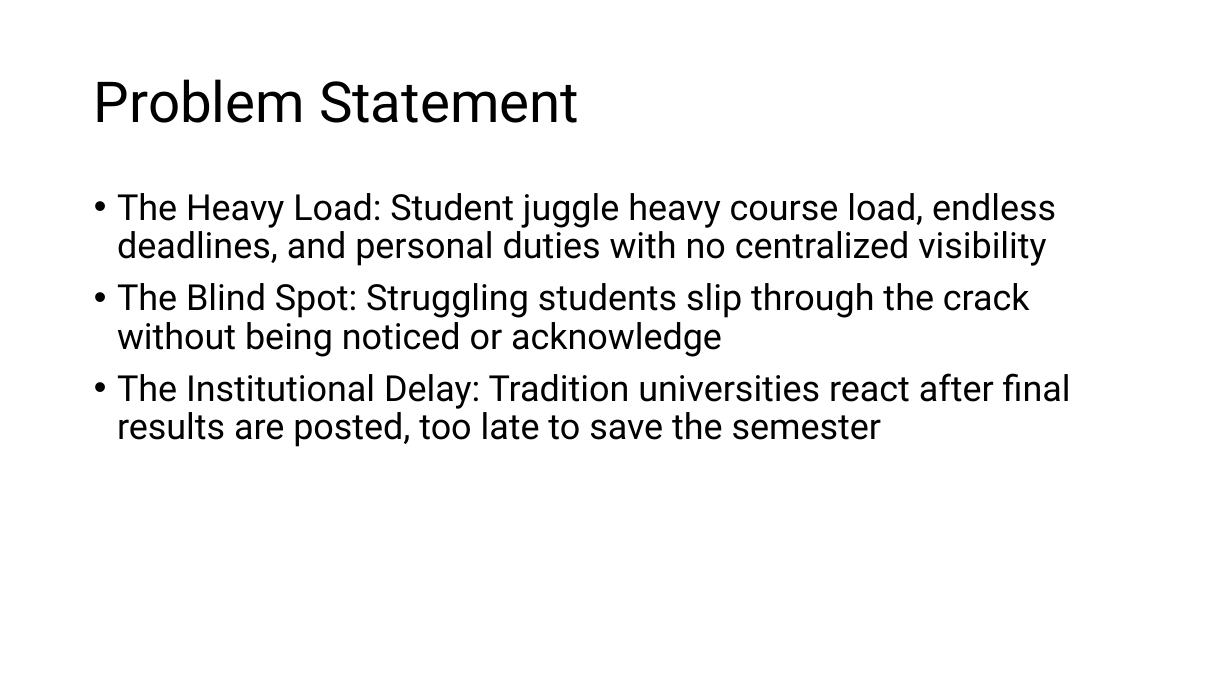
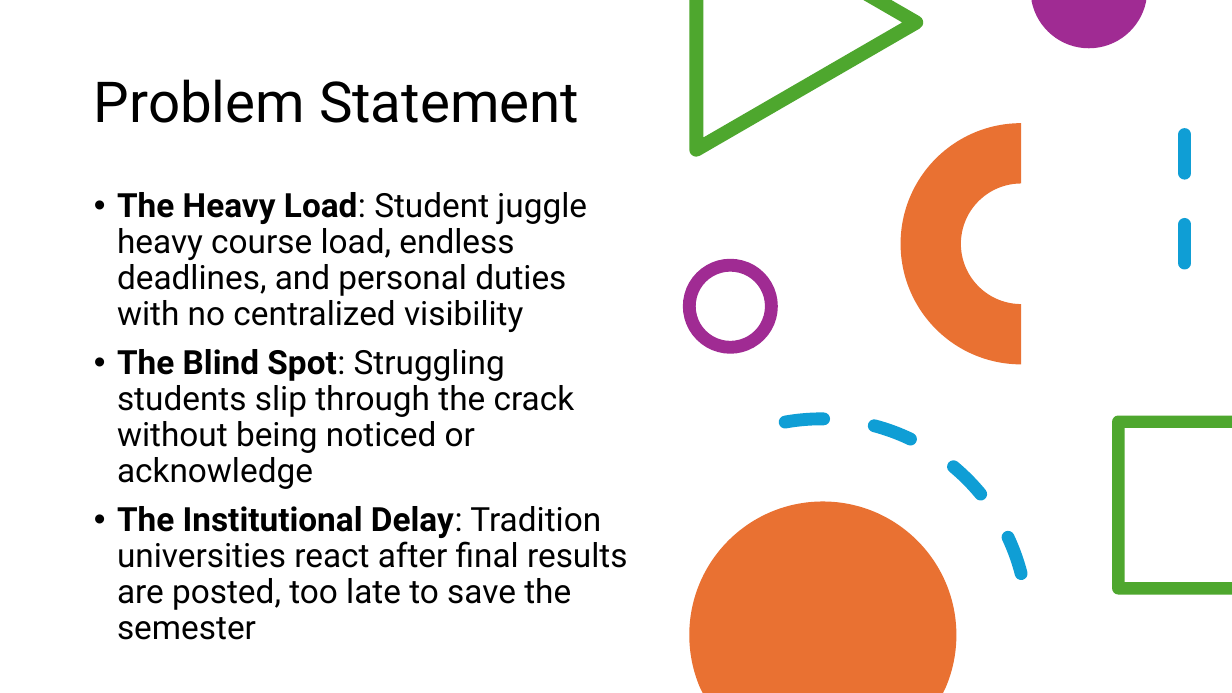
Before and after one commit to Ben-Butcher/PathKeep, a slide deck: slide 2 of Docs/PathKeep.pptx. Drawn at 1232x693 pixels with LibreOffice and Linux fonts; fonts in the diff are those of the drawing. Boxes give left, top, right and bottom in pixels: in the first picture for what was removed or moved away, otherwise in the second. Text is boxed around its words. In the diff, an @@ line names an element or a change of style, - is before the commit and + after.

```diff
--- a/Docs/PathKeep.pptx
+++ b/Docs/PathKeep.pptx
@@ freeform shape added at bbox=[689, 0, 923, 157], fill #4EA72E @@
@@ freeform shape added at bbox=[1031, 0, 1146, 48], fill #A02B93 @@
@@ arch (boxed as its full ring) added at bbox=[901, 123, 1142, 364], fill #E97132 @@
@@ line added from (1185, 135) to (1185, 296), #0F9ED5 10 pt dashed @@
@@ text "The Heavy Load: Student juggle ..." at bbox=[117, 192, 628, 640]: size 28 to 26 pt; bold on in "The Heavy Load:", "The Blind Spot:", "The Institutional Delay:" @@
@@ ellipse added at bbox=[689, 265, 772, 348], outline #A02B93 10 pt @@
@@ arc (boxed as its full ellipse) added at bbox=[583, 386, 1062, 693], outline #0F9ED5 10 pt dashed @@
@@ freeform shape added at bbox=[1113, 416, 1232, 595], fill #4EA72E @@
@@ freeform shape added at bbox=[689, 502, 957, 693], fill #E97132 @@
```
Also in this commit, not shown: 1 other slide changed, 4 slides added, 1 other file.
